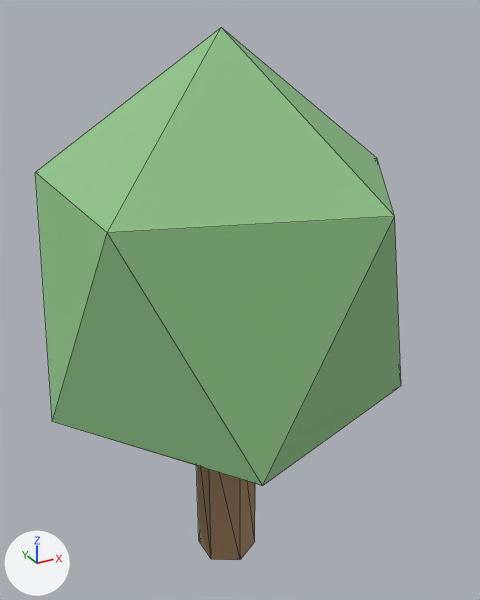
The glTF model assets/tree_round.glb, before and after one commit.
Both versions are drawn from a 50 mm camera at (-0.76, -1.47, 1.573) aimed at (0.053, 0.007, 0.835). Lighting does not change. The marker at lower left points along +X, +Y and +Z. The picture after the commit comes second. Mesh edges are drawn as thin lines. Vertices at exactly the same position are counted once.

Objects in the first picture: 'cn', 'tr'.
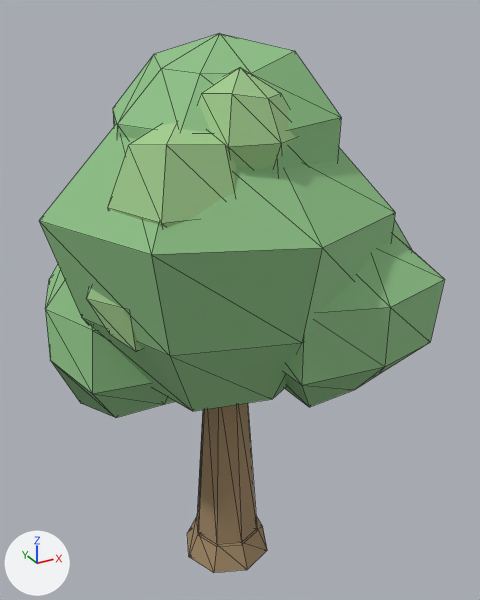
Changed parts and their boxes [x1, y1, x2, y2] in the pictures (480 x 600 px):
'cn', reshaped (11% wider, 16% shorter)
    before: [35, 27, 401, 486]
    after: [39, 33, 445, 418]
'cn2', added (green)
    after: [86, 67, 296, 352]
'tr', reshaped, moved
    before: [196, 466, 255, 560]
    after: [187, 403, 267, 572]
part 1 of me_cylinder_006, deleted (brown)
    before: [196, 466, 255, 560]
part 2 of me_cylinder_006, added (brown)
    after: [187, 403, 267, 572]

The change, as a list of edits to the scene's bpy script:
```text
Add mat_leafhi:
    mat_leafhi = principled_material('leafhi')
    mat_leafhi.base_color = (0.36, 0.61, 0.27)  # green #a2cd8e
    mat_leafhi.roughness = 0.9
Change me_icosphere:
    used by ob_cn; location = (0.0, 0.0, 0.0)
    remove me_icosphere.from_pydata(...)  # 12 vertices, 20 faces; spans x -0.492..0.492, y -0.468..0.468, z 0.267..1.533
    add me_icosphere.from_pydata(...)  # 136 vertices, 256 faces; spans x -0.463..0.499, y -0.433..0.439, z 0.542..1.521
    me_icosphere part 3: the whole mesh is rebuilt
Change me_cylinder_006:
    used by ob_tr; location = (0.0, 0.0, 0.25)
    remove me_cylinder_006.from_pydata(...)  # 12 vertices, 20 faces; spans x -0.078..0.078, y -0.09..0.09, z -0.25..0.25
    add me_cylinder_006.from_pydata(...)  # 56 vertices, 96 faces; spans x -0.212..0.18, y -0.135..0.135, z 0.0..0.839
    me_cylinder_006 part 1: the whole mesh is rebuilt
    me_cylinder_006 part 2
    56 vertices are added at x -0.212..0.18, y -0.135..0.135, z 0.0..0.839
    96 new faces join them
Add me_cn2:
    me_cn2.from_pydata(...)  # 69 vertices, 126 faces; spans x -0.398..0.079, y -0.321..0.064, z 0.83..1.46
    me_cn2.materials.append(mat_leafhi)  # green #a2cd8e
Change ob_tr:
    ob_tr.location: (0.0, 0.0, 0.25) -> (0.0, 0.0, 0.0)
Add ob_cn2:
    ob_cn2 = bpy.data.objects.new('cn2', me_cn2)
    ob_cn2.location = (0.0, 0.0, 0.0)
```
